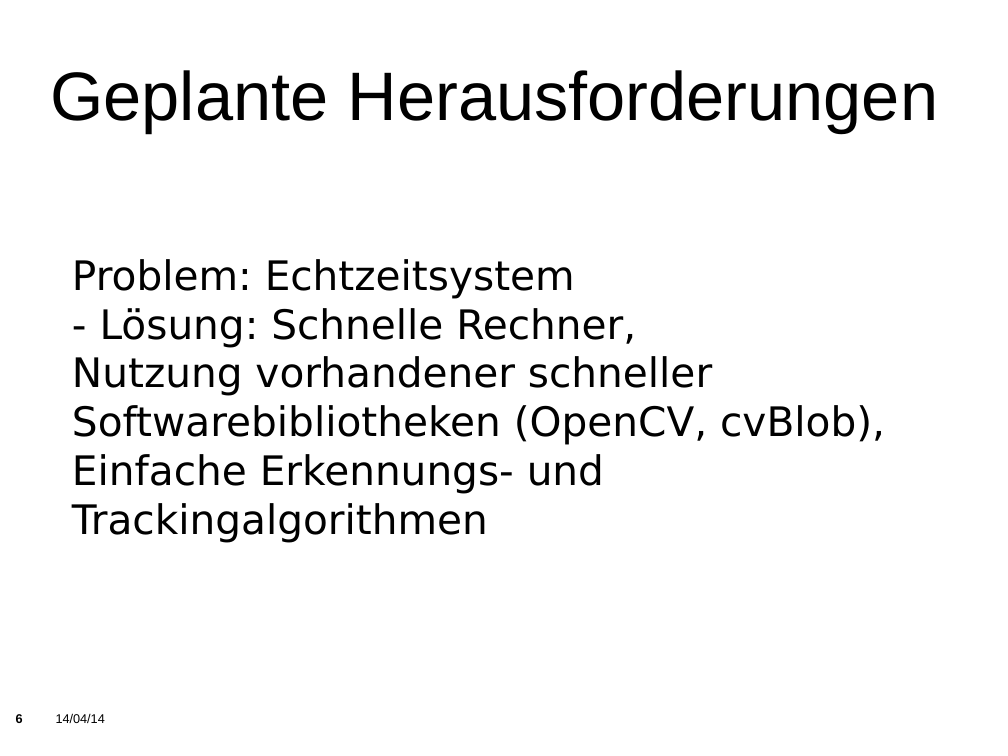
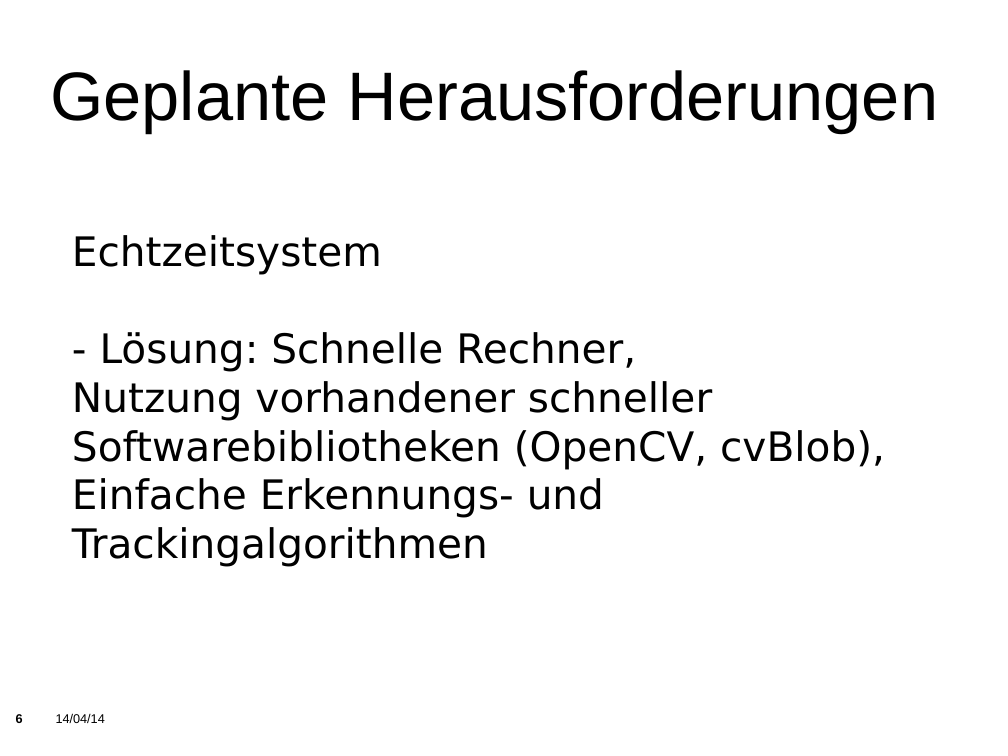
Before and after one commit to KITrokopter/Presentation, a slide deck: slide 6 of PresentationInTotal v0.1.odp. Drawn at 1008x756 pixels with LibreOffice and Linux fonts; fonts in the diff are those of the drawing; background and template pictures are left out. Boxes give left, top, right and bottom in pixels: in the first picture for what was removed or moved away, otherwise in the second. Text is boxed around its words. In the diff, an @@ line names an element or a change of style, - is before the commit and + after.

```diff
--- a/PresentationInTotal v0.1.odp
+++ b/PresentationInTotal v0.1.odp
@@ subtitle at (72,235,382,274): text changed @@
-Problem: Echtzeitsystem
+Echtzeitsystem
```
Also in this commit, not shown: 10 other slides changed, 3 slides removed.
